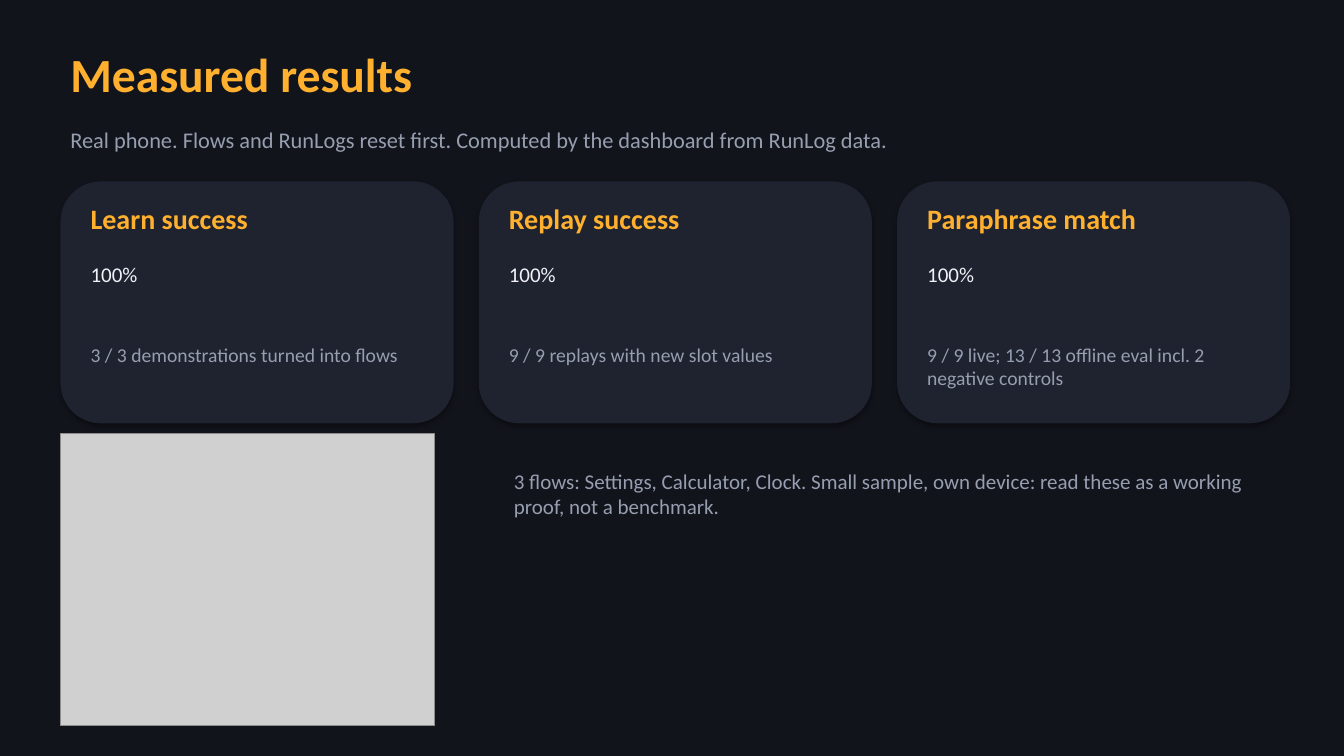
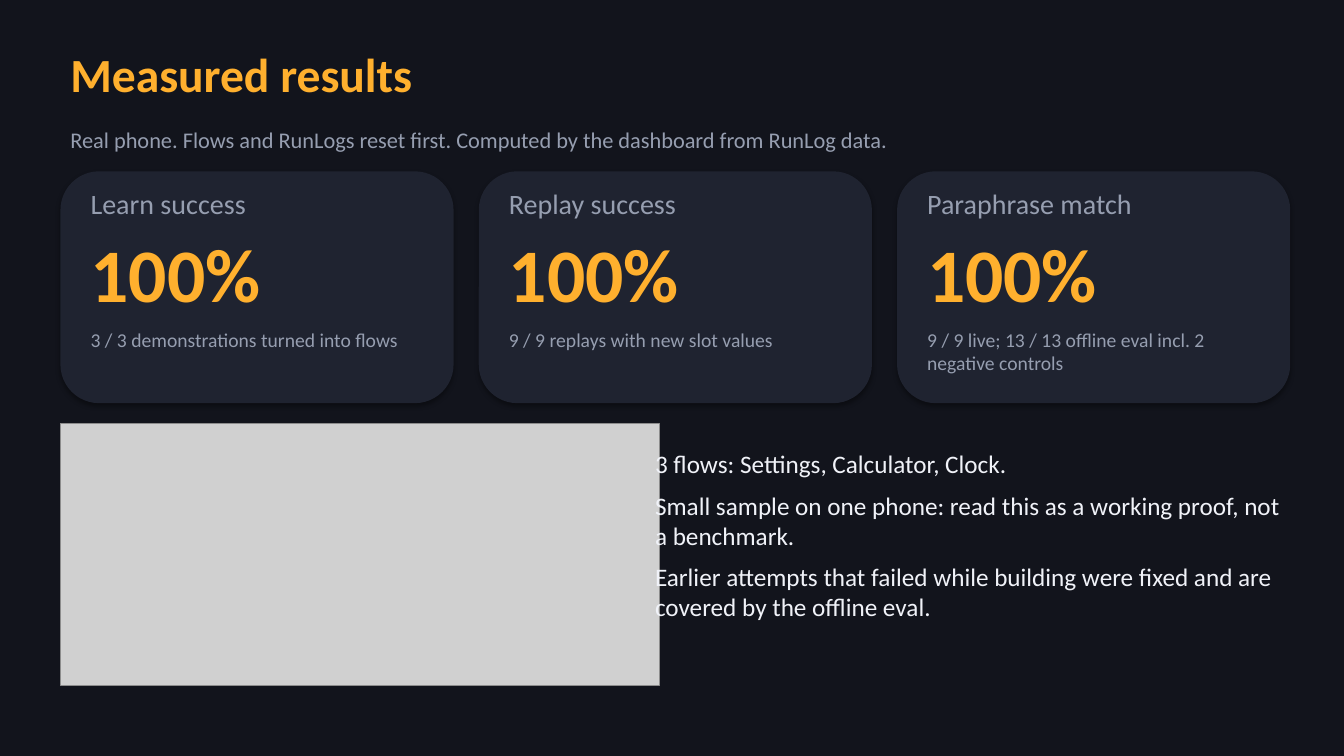
Before and after one commit to AayushiMakker/Teachable_Voice_Automation, a slide deck: slide 8 of submission/SRM_University_Kattankulathur_Chennai_Ciphera_s_Presentation.pptx. Drawn at 1344x756 pixels with LibreOffice and Linux fonts; fonts in the diff are those of the drawing; grey boxes stand for pictures. Boxes give left, top, right and bottom in pixels: in the first picture for what was removed or moved away, otherwise in the second. Text is boxed around its words. In the diff, an @@ line names an element or a change of style, - is before the commit and + after.

Commit message:
Deck: fix overflow found by rendering, larger text, real metric numbers

```diff
--- a/submission/SRM_University_Kattankulathur_Chennai_Ciphera_s_Presentation.pptx
+++ b/submission/SRM_University_Kattankulathur_Chennai_Ciphera_s_Presentation.pptx
@@ rounded rectangle: place and size @@
-rounded rectangle at [60,181,454,423]
+rounded rectangle at [60,171,454,403]
@@ rounded rectangle: place and size @@
-rounded rectangle at [479,181,872,423]
+rounded rectangle at [479,171,872,403]
@@ rounded rectangle: place and size @@
-rounded rectangle at [897,181,1291,423]
+rounded rectangle at [897,171,1291,403]
@@ 6 texts: place and size @@
-6 texts at [91,209,1204,389]
+6 texts at [91,194,1204,374]
@@ text colour #FFB02E to #969EB0, bold off in 3 elements at [91,196,245,214], [509,194,676,219], [927,194,1131,219] @@
@@ text "100%": place and size @@
-text "100%" at [91,267,138,282]
+text "100%" at [91,250,261,303]
@@ text "100%": place and size @@
-text "100%" at [509,267,556,282]
+text "100%" at [509,250,679,303]
@@ size 15 to 54 pt, text colour #F0F2F8 to #FFB02E, bold on in 3 elements at [91,250,261,303], [509,250,679,303], [927,250,1097,303] @@
@@ text "100%": place and size @@
-text "100%" at [927,267,974,282]
+text "100%" at [927,250,1097,303]
@@ picture: place and size @@
-picture at [60,434,435,726]
+picture at [60,423,659,686]
@@ text at [655,453,1279,623]: text changed; size 15 to 18 pt; text colour #969EB0 to #F0F2F8 @@
-3 flows: Settings, Calculator, Clock. Small sample, own device: read these as a working proof, not a benchmark.
+3 flows: Settings, Calculator, Clock.
+Small sample on one phone: read this as a working proof, not a benchmark.
+Earlier attempts that failed while building were fixed and are covered by the offline eval.
```
Also in this commit, not shown: 9 other slides changed.
